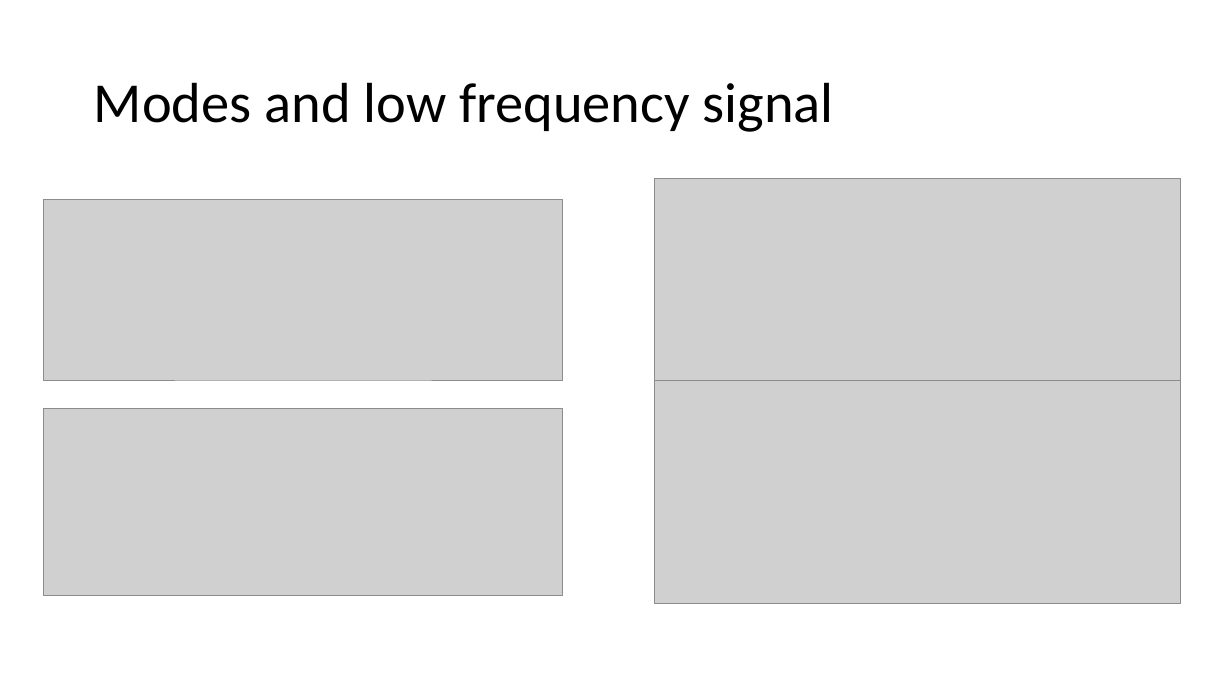
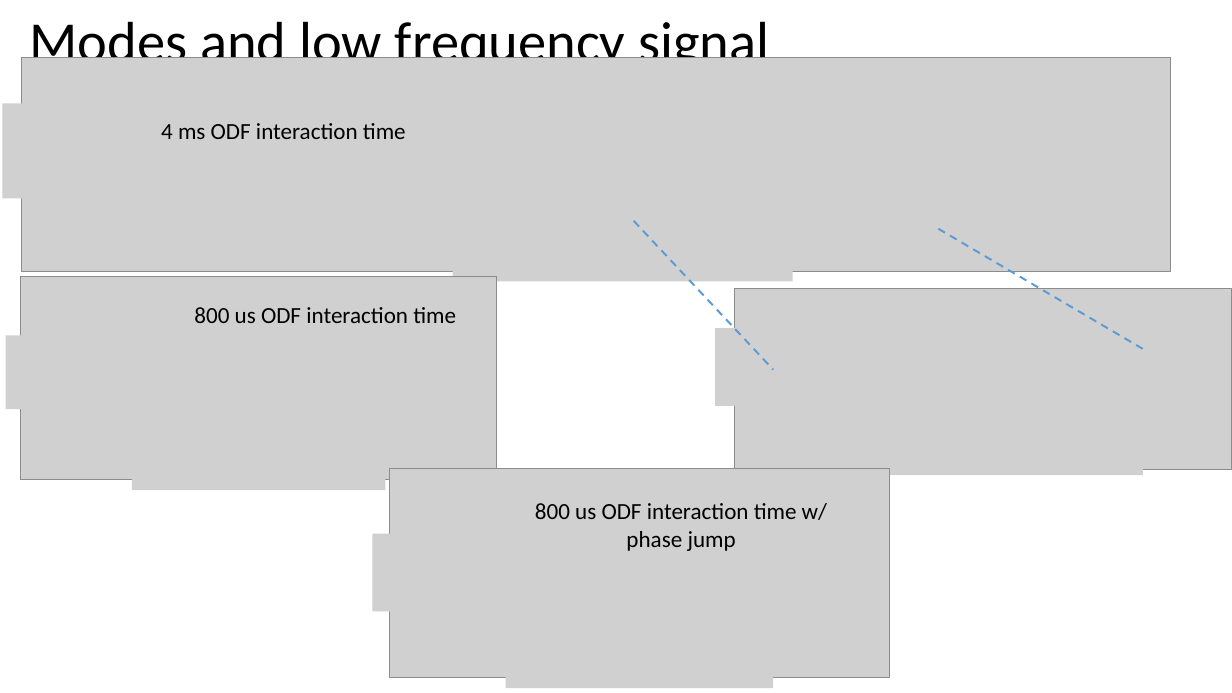
Before and after one commit to kgilmo/amplitude_sensing_paper, a slide deck: slide 4 of amplitude_sensing_penning.pptx (slide 3 before the commit). Drawn at 1232x693 pixels with LibreOffice and Linux fonts; fonts in the diff are those of the drawing; grey boxes stand for pictures. Boxes give left, top, right and bottom in pixels: in the first picture for what was removed or moved away, otherwise in the second. Text is boxed around its words. In the diff, an @@ line names an element or a change of style, - is before the commit and + after.

```diff
--- a/amplitude_sensing_penning.pptx
+++ b/amplitude_sensing_penning.pptx
@@ title "Modes and low frequency signal" rewrapped from [94, 82, 834, 132] to [30, 21, 769, 75] @@
@@ picture added at [21, 58, 1171, 272] @@
@@ picture added at [2, 103, 39, 198] @@
@@ text added at [161, 123, 406, 139], 18 pt, text #000000 @@
+4 ms ODF interaction time
@@ picture removed at [654, 178, 1180, 401] @@
@@ picture removed at [43, 200, 562, 380] @@
@@ line added from (634, 221) to (774, 370), #5B9BD5 1.5 pt dashed @@
@@ line added from (939, 229) to (1143, 349), #5B9BD5 1.5 pt dashed @@
@@ picture added at [453, 244, 793, 281] @@
@@ picture added at [735, 288, 1232, 470] @@
@@ group added at [6, 276, 497, 491]: 3 pictures, 1 text @@
+800 us ODF interaction time
@@ picture added at [715, 328, 747, 406] @@
@@ picture removed at [654, 380, 1180, 604] @@
@@ picture removed at [43, 409, 562, 595] @@
@@ picture added at [875, 445, 1143, 476] @@
@@ group added at [372, 469, 890, 689]: 3 pictures, 1 text @@
+800 us ODF interaction time w/ phase jump
```
Also in this commit, not shown: 7 other slides changed, 3 slides added, 6 other files.
